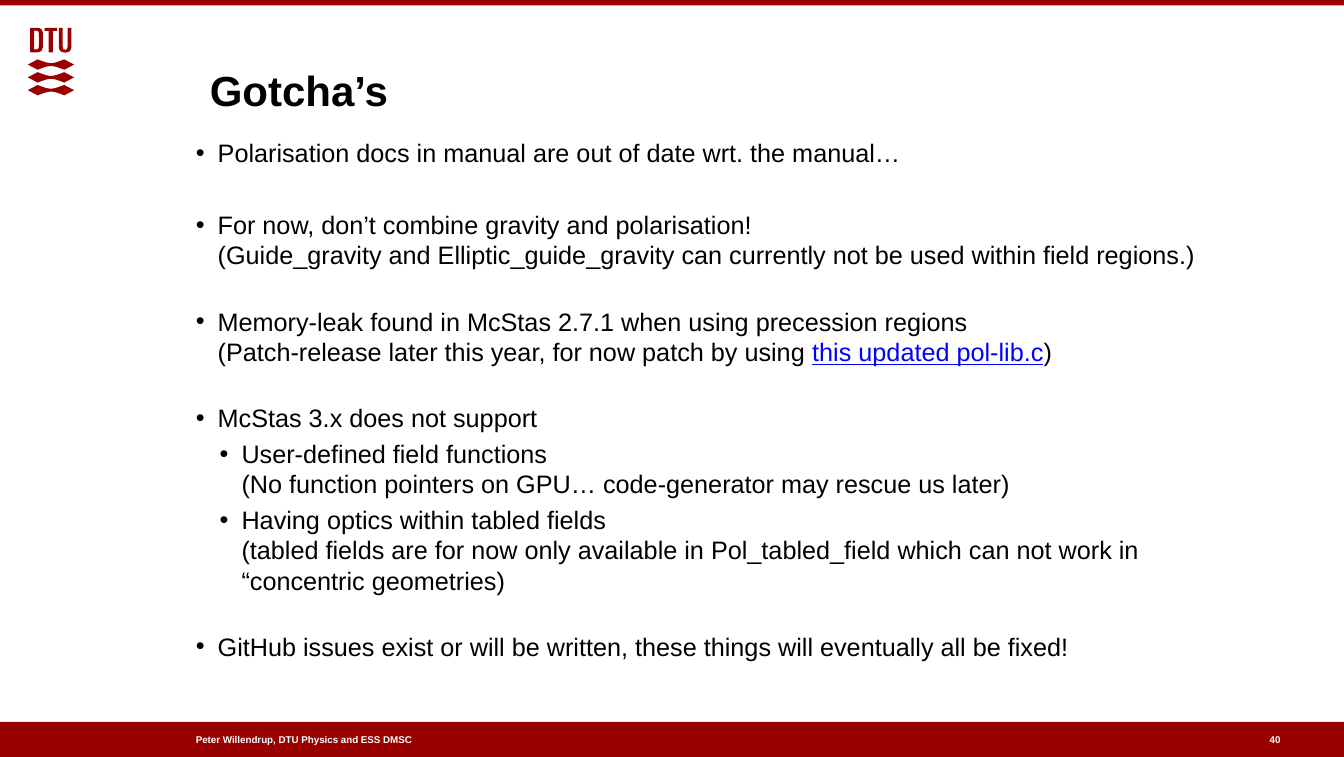
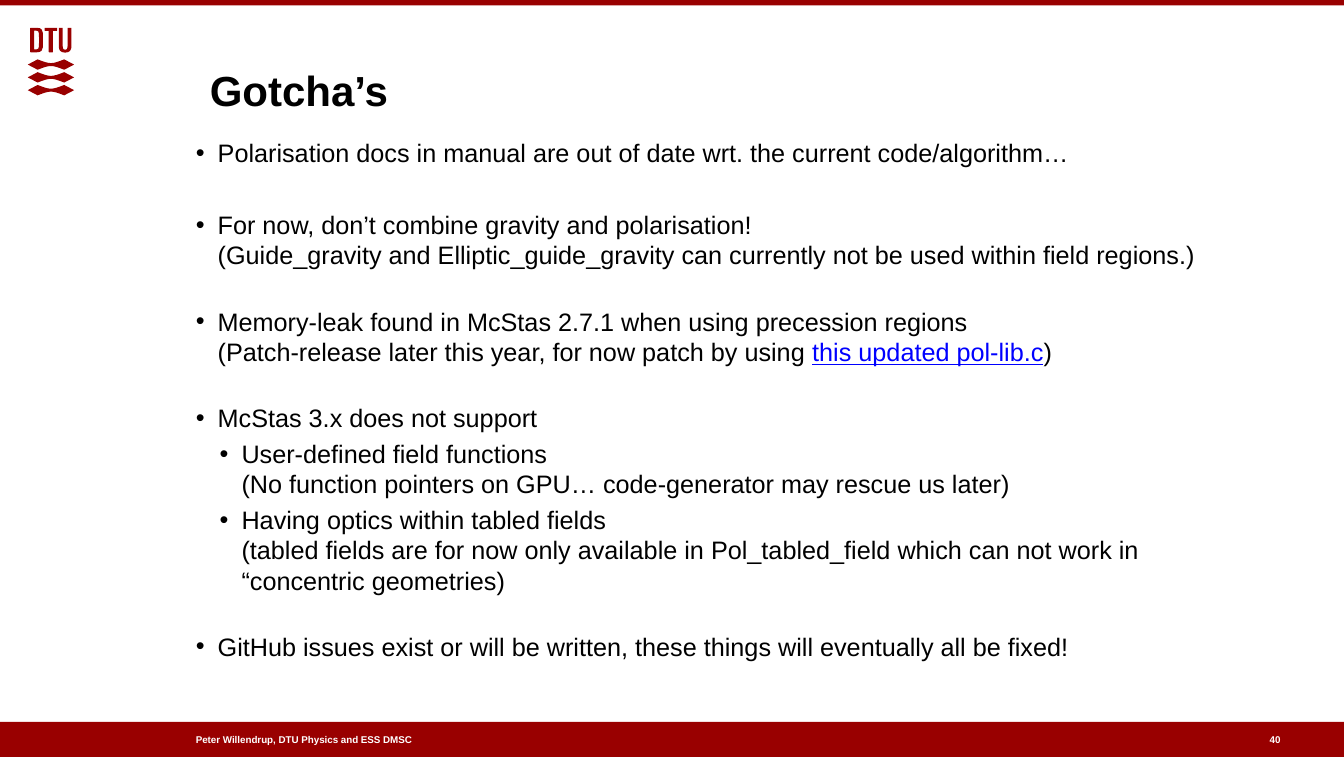
Before and after one commit to McStasMcXtrace/Schools, a slide deck: slide 40 of 2022/ESS_May_June_2022/Day4_Tuesday_July_5th/09_Polarisation/Polarised_neutrons_in_McStas.pptx. Drawn at 1344x757 pixels with LibreOffice and Linux fonts; fonts in the diff are those of the drawing; background and template pictures are left out. Boxes give left, top, right and bottom in pixels: in the first picture for what was removed or moved away, otherwise in the second. Text is boxed around its words. In the diff, an @@ line names an element or a change of style, - is before the commit and + after.

```diff
--- a/2022/ESS_May_June_2022/Day4_Tuesday_July_5th/09_Polarisation/Polarised_neutrons_in_McStas.pptx
+++ b/2022/ESS_May_June_2022/Day4_Tuesday_July_5th/09_Polarisation/Polarised_neutrons_in_McStas.pptx
@@ text at box(218, 143, 1069, 168): text changed @@
-• Polarisation docs in manual are out of date wrt. the manual…
+• Polarisation docs in manual are out of date wrt. the current code/algorithm…
```
Also in this commit, not shown: 2 other files.
